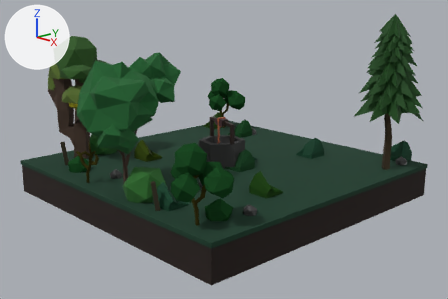
A saved change to the Blender file Visual Project FIles/smfm room 10.blend.
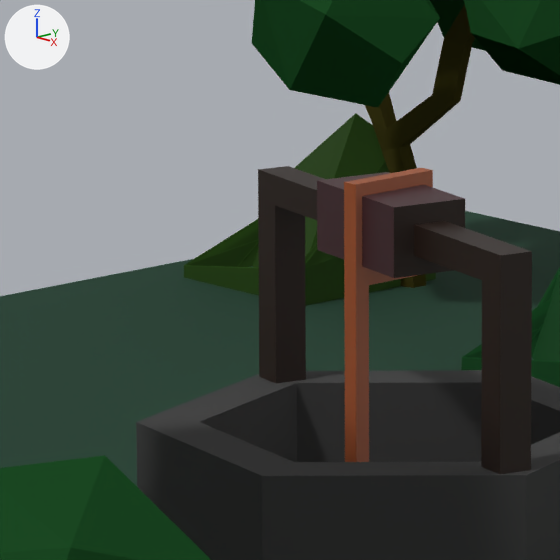
The first picture shows the older version from a 50 mm lens placed at (10.65, -9.9, 5.4), pointed at (0.27, -0.18, 1.7). The close-ups show both versions on the part from 42% to 53% of the width and 34% to 51% of the height of that picture. Every picture has the same lights, and +X, +Y and +Z are marked at upper left.

The first close-up shows 'Cube', 'Cube.007', 'Cube.008', 'Cylinder.007', 'Grass', 'Leaves.003', 'Leaves.011', 'Leaves.012', 'Leaves.013', 'Trunk.004', 'rope cirlce'.
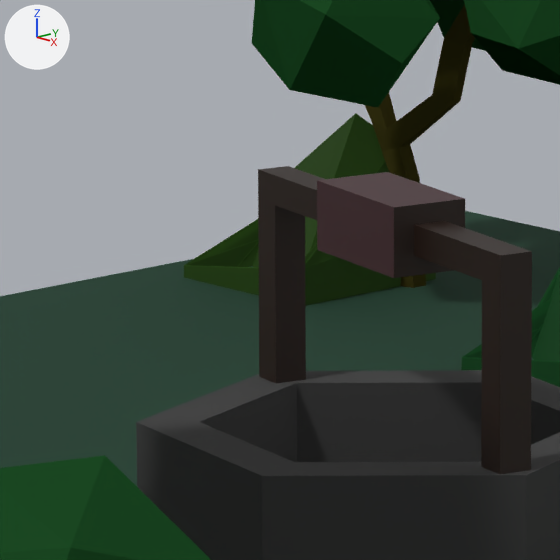
Diff of the bpy script that builds the scene:
```diff
--- a/Visual Project FIles/smfm room 10.blend.py
+++ b/Visual Project FIles/smfm room 10.blend.py
@@ ob_rope_cirlce @@
 ob_rope_cirlce.scale = (-0.0185, 0.114, 0.114)
+ob_rope_cirlce.hide_render = True
```

Boxes [x1, y1, x2, y2] around the edits, measured in the close-ups (560 x 560 px):
'rope cirlce', hidden (brown): before [344, 168, 433, 462]
